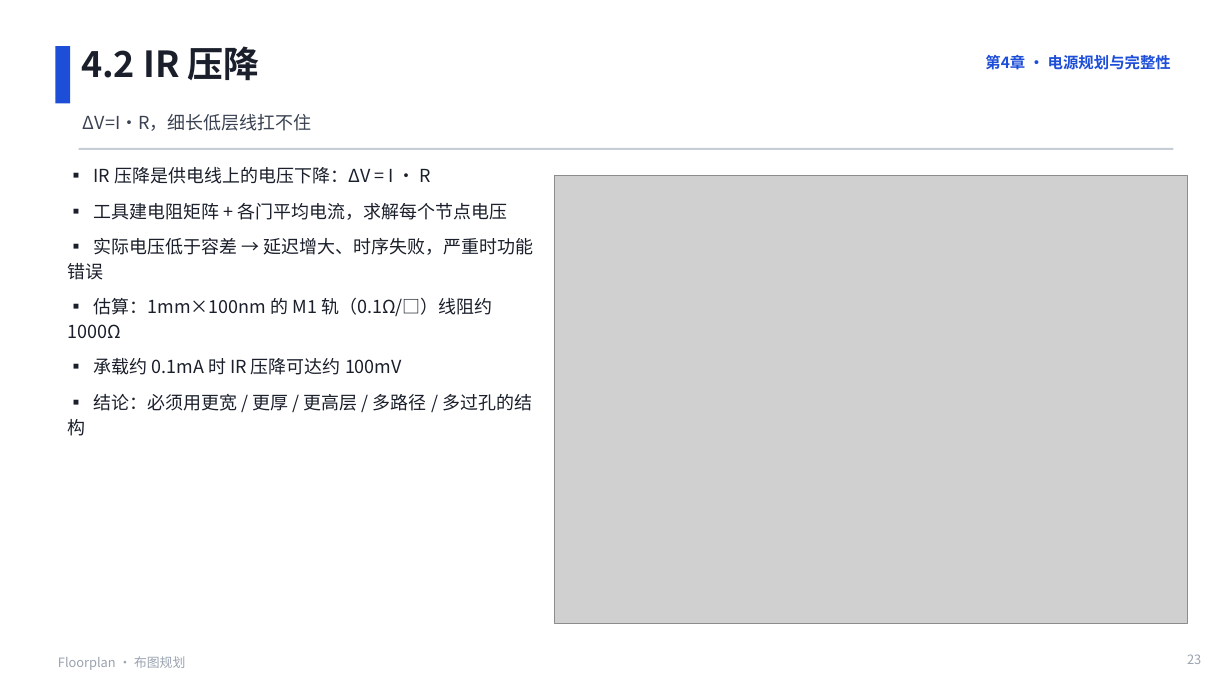
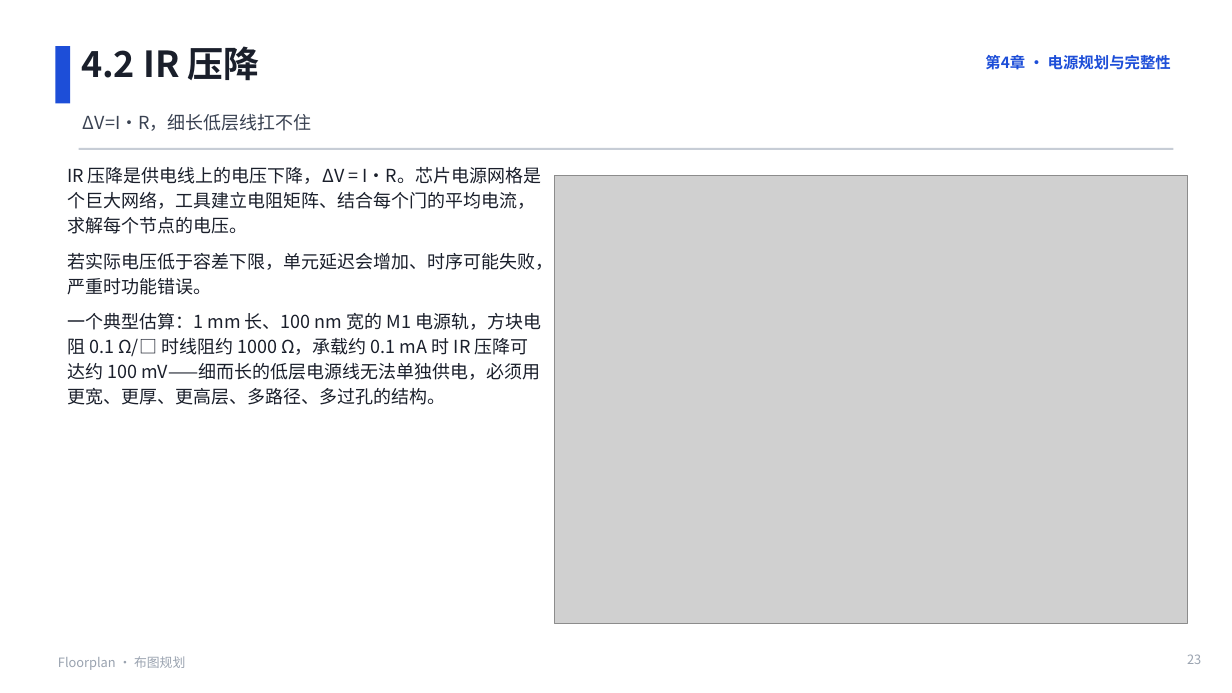
Before and after one commit to JinChengZ18/IC_Learning_Material, a slide deck: slide 23 of IC_Backend_Notes/slides/05_Floorplan.pptx. Drawn at 1232x693 pixels with LibreOffice and Linux fonts; fonts in the diff are those of the drawing; grey boxes stand for pictures. Boxes give left, top, right and bottom in pixels: in the first picture for what was removed or moved away, otherwise in the second. Text is boxed around its words. In the diff, an @@ line names an element or a change of style, - is before the commit and + after.

```diff
--- a/IC_Backend_Notes/slides/05_Floorplan.pptx
+++ b/IC_Backend_Notes/slides/05_Floorplan.pptx
@@ text at [67, 167, 553, 405]: text changed @@
-▪ IR 压降是供电线上的电压下降：ΔV = I · R
-▪ 工具建电阻矩阵 + 各门平均电流，求解每个节点电压
-▪ 实际电压低于容差 → 延迟增大、时序失败，严重时功能错误
-▪ 估算：1mm×100nm 的 M1 轨（0.1Ω/□）线阻约 1000Ω
-▪ 承载约 0.1mA 时 IR 压降可达约 100mV
-▪ 结论：必须用更宽 / 更厚 / 更高层 / 多路径 / 多过孔的结构
+IR 压降是供电线上的电压下降，ΔV = I·R。芯片电源网格是个巨大网络，工具建立电阻矩阵、结合每个门的平均电流，求解每个节点的电压。
+若实际电压低于容差下限，单元延迟会增加、时序可能失败，严重时功能错误。
+一个典型估算：1 mm 长、100 nm 宽的 M1 电源轨，方块电阻 0.1 Ω/□ 时线阻约 1000 Ω，承载约 0.1 mA 时 IR 压降可达约 100 mV——细而长的低层电源线无法单独供电，必须用更宽、更厚、更高层、多路径、多过孔的结构。
```
Also in this commit, not shown: 2 other slides changed, 28 other files.
